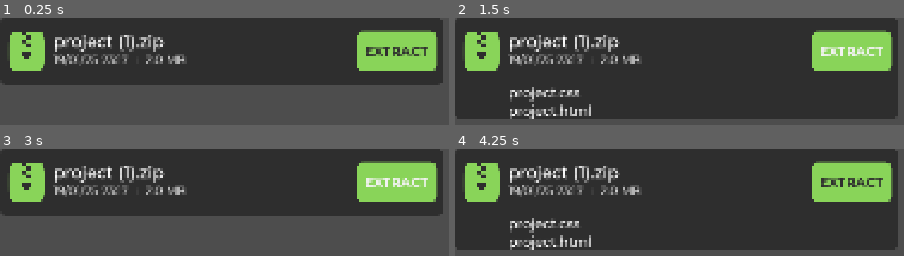
Above: before the commit, frames 1-4 (two rows, left to right).
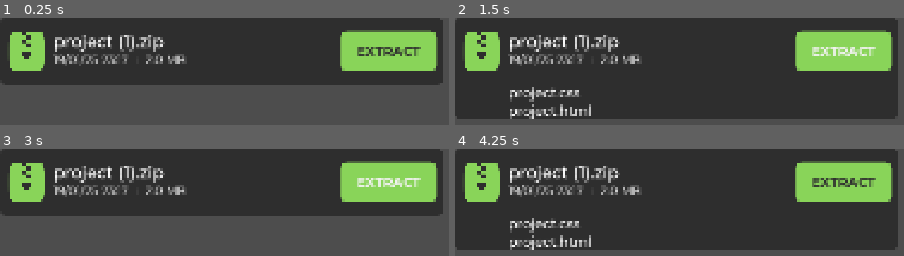
Above: after the commit, the same moments.

Repository: noor-shalaby/xtracta
Game: Godot game, scene res://src/file_button.tscn
The game is run twice, just before and just after one commit, with the same random seed, the same clock (stepped at 60 frames per second) and the same inputs. This scene is started directly instead of the project's main scene.
Inputs (mouse positions are in pixels of both pictures, inside the frame that each line leads up to):
- Up to frame 1 (0.25 s): no input
- Up to frame 2 (1.5 s): click (675, 51) at 0.5 s; click "EXTRACT" at 1.25 s
- Up to frame 3 (3 s): click (220, 199) at 2 s; click "EXTRACT" at 2.75 s
- Up to frame 4 (4.25 s): click (675, 182) at 3.5 s

The runs differ from the first frame. In frame 1, 2.3% of the frame differs, in the area x 75-96%, y 11-50%; in frame 2, 2.3%; in frame 3, 2.3%; in frame 4, 2.3%.

Commit message:
increase the extract button width

Diff:
--- a/src/file_button.tscn
+++ b/src/file_button.tscn
@@ -122,7 +122,7 @@
 vertical_alignment = 2
 
 [node name="ExtractButton" type="Button" parent="MarginContainer/HBoxContainer" unique_id=526437149]
-custom_minimum_size = Vector2(192, 96)
+custom_minimum_size = Vector2(230, 96)
 layout_mode = 2
 size_flags_horizontal = 8
 size_flags_vertical = 4
